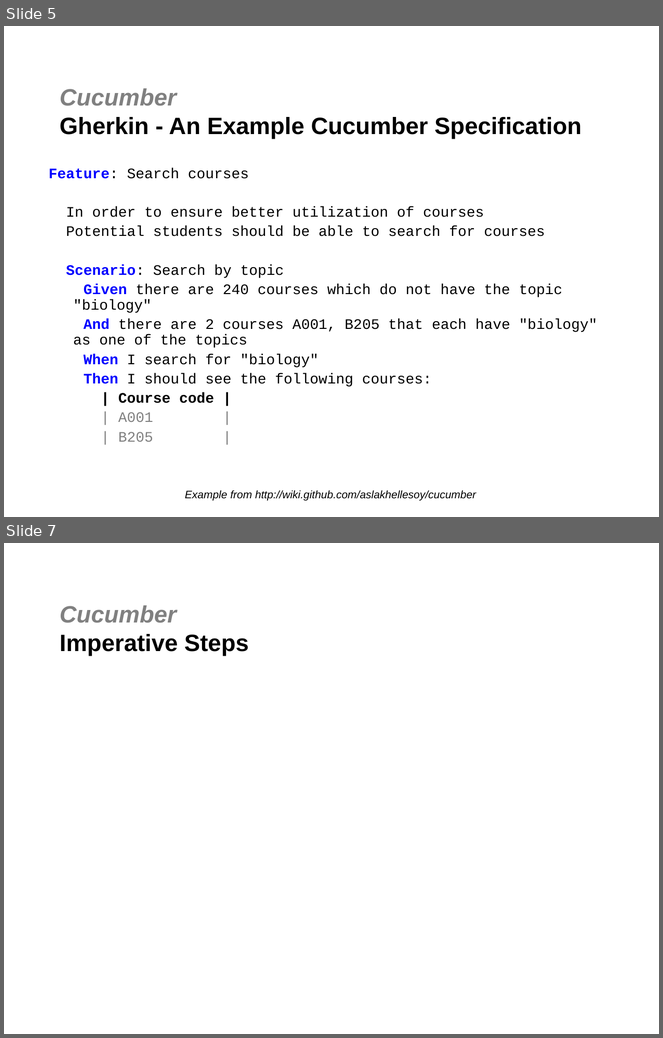
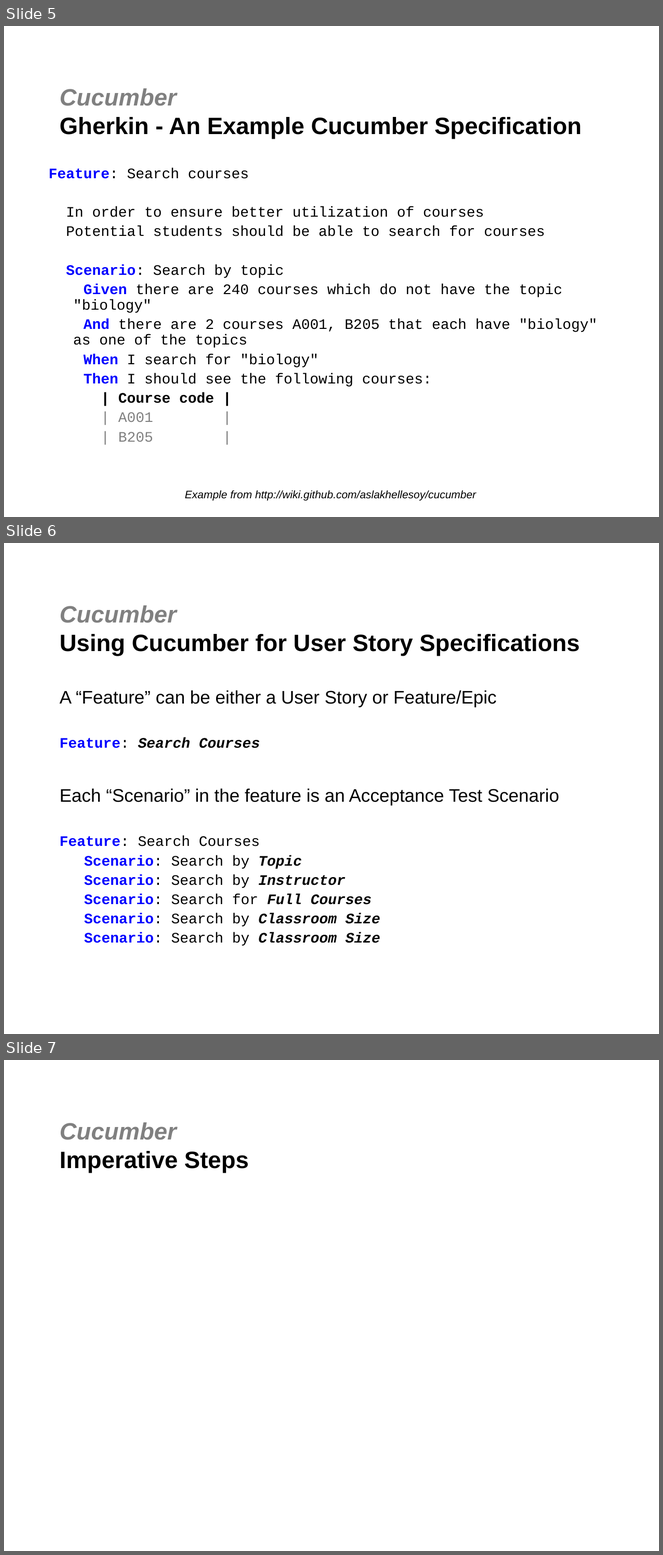
Before and after one commit to jgoodsen/agile2010, a slide deck: 05-cucumber.ppt. Shown one above the other, each under a label of ours: slides 5 and 7 before the commit, slides 5, 6 and 7 after it; the slides between them are not shown. The pictures are 663x1038 and 663x1555 pixels, drawn with LibreOffice and Linux fonts; fonts in the diff are those of the drawing; background and template pictures are left out. Boxes give left, top, right and bottom in pixels: in the first picture for what was removed or moved away, otherwise in the second. Text is boxed around its words. In the diff, an @@ line names an element or a change of style, - is before the commit and + after.

```diff
--- a/05-cucumber.ppt
+++ b/05-cucumber.ppt
@@ slide 6 added at box(4, 543, 659, 1034), background #FFFFFF @@
@@ title added at box(60, 605, 580, 656), 26 pt, text #000000, bold @@
+Cucumber
+Using Cucumber for User Story Specifications
@@ text added at box(60, 690, 497, 748), 20 pt, text #000000 @@
+A “Feature” can be either a User Story or Feature/Epic
+Feature: Search Courses
@@ text added at box(60, 788, 559, 946), 16 pt, text #000000 @@
+Each “Scenario” in the feature is an Acceptance Test Scenario
+Feature: Search Courses
+Scenario: Search by Topic
+Scenario: Search by Instructor
+Scenario: Search for Full Courses
+Scenario: Search by Classroom Size
+Scenario: Search by Classroom Size
```
Also in this commit, not shown: 2 slides changed, 1 slide removed, 5 other files.
